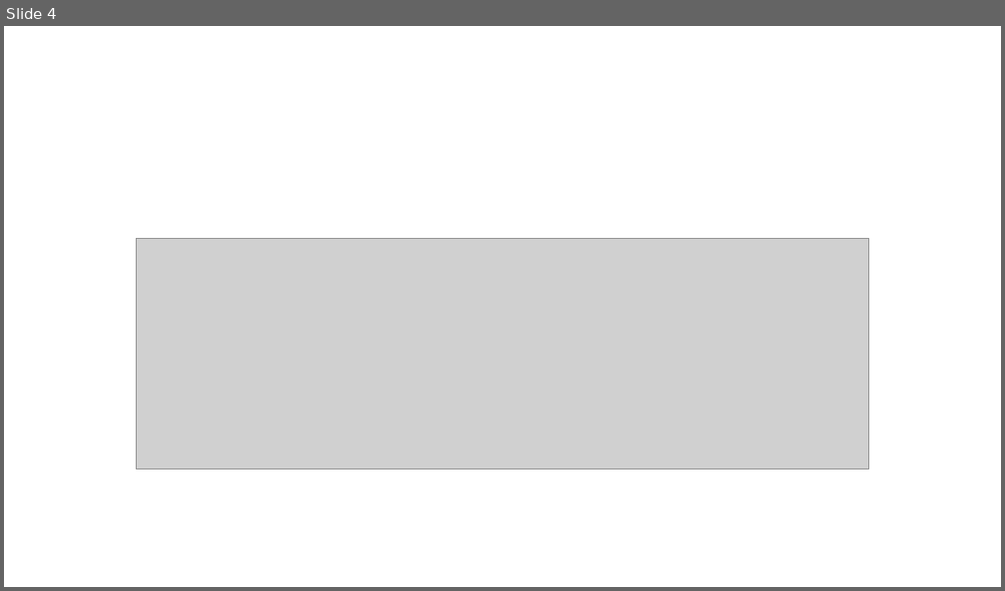
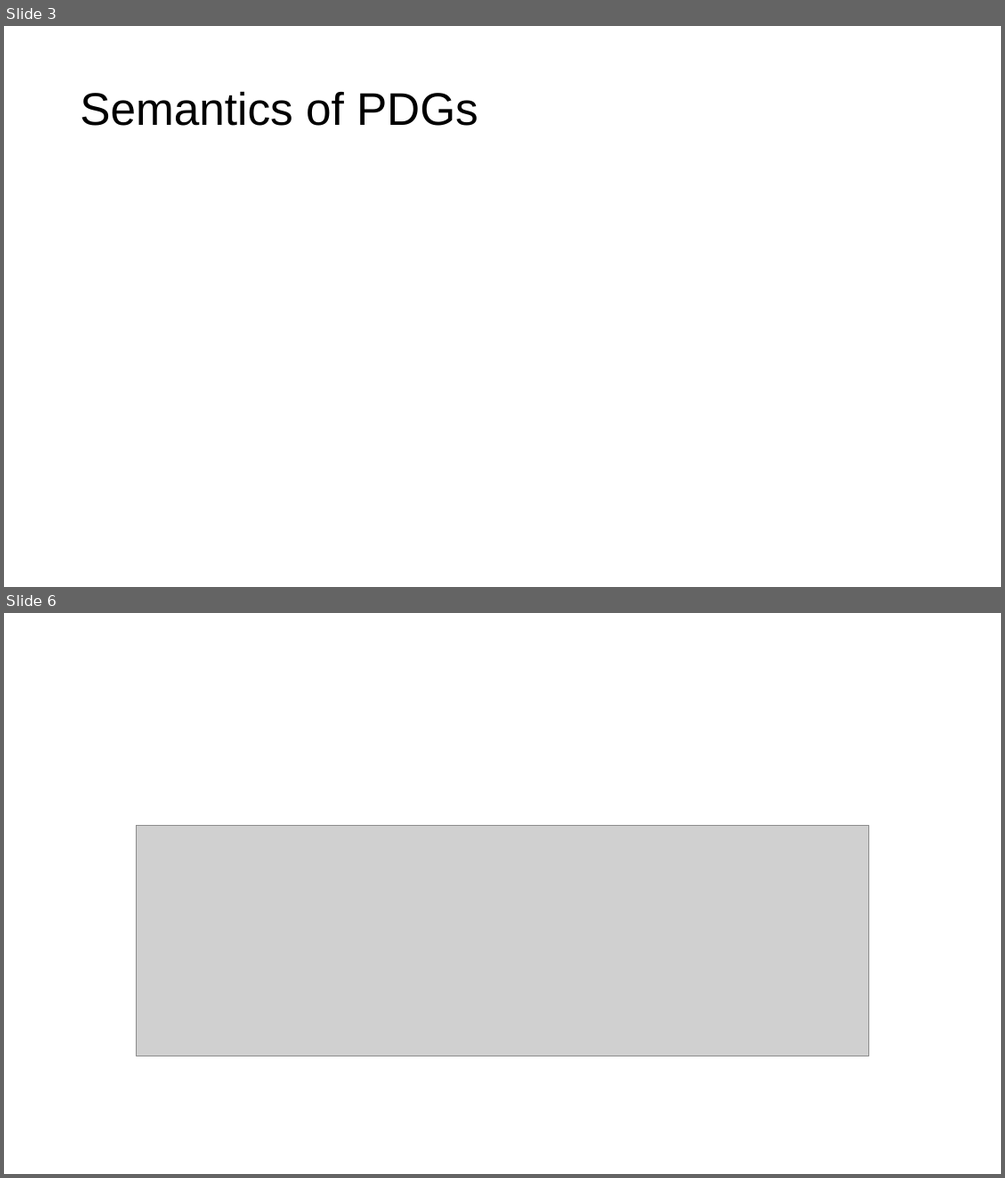
Before and after one commit to orichardson/pdg-expts, a slide deck: present/AISTATS-2022/one-true-loss.pptx. Shown one above the other, each under a label of ours: slide 4 before the commit, slides 3 and 6 after it; the slides between them are not shown. The pictures are 1005x591 and 1005x1178 pixels, drawn with LibreOffice and Linux fonts; fonts in the diff are those of the drawing; grey boxes stand for pictures. Boxes give left, top, right and bottom in pixels: in the first picture for what was removed or moved away, otherwise in the second. Text is boxed around its words. In the diff, an @@ line names an element or a change of style, - is before the commit and + after.

```diff
--- a/present/AISTATS-2022/one-true-loss.pptx
+++ b/present/AISTATS-2022/one-true-loss.pptx
@@ slide 3 added at bbox=[4, 26, 1001, 587], background #FFFFFF @@
@@ title added at bbox=[80, 91, 478, 126], 44 pt, text #000000 @@
+Semantics of PDGs
@@ what was slide 4 is now slide 6 @@
```
Also in this commit, not shown: 2 slides changed, 4 other slides added, 2 slides removed.
